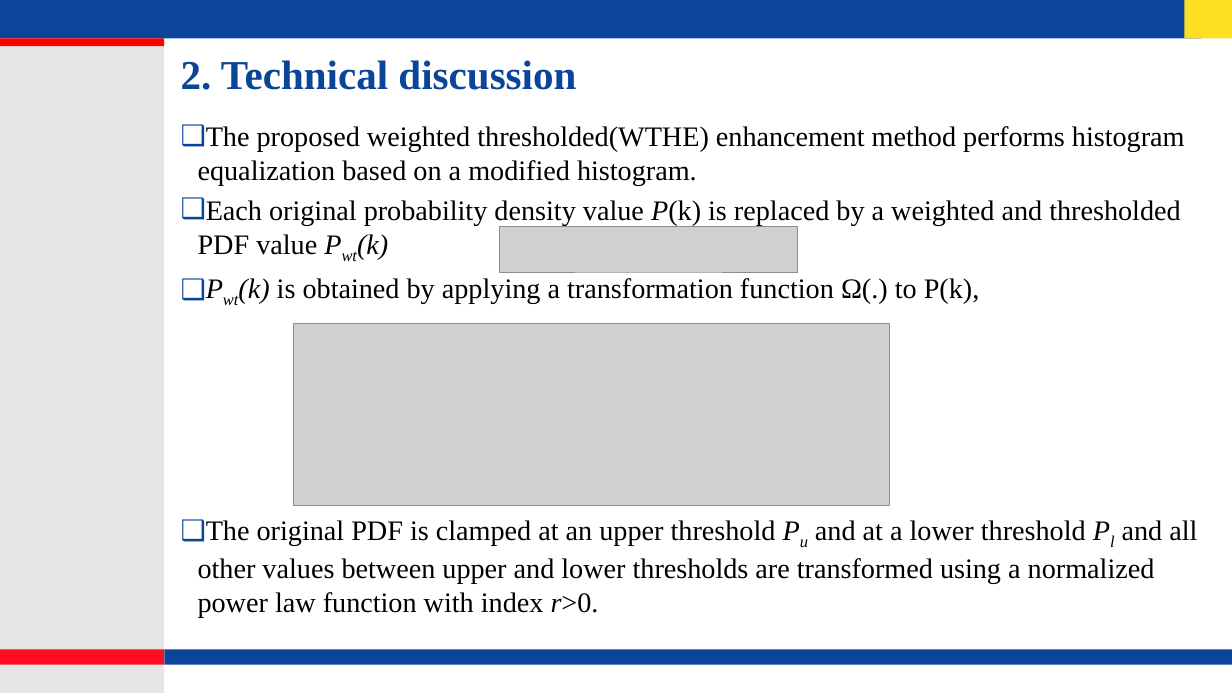
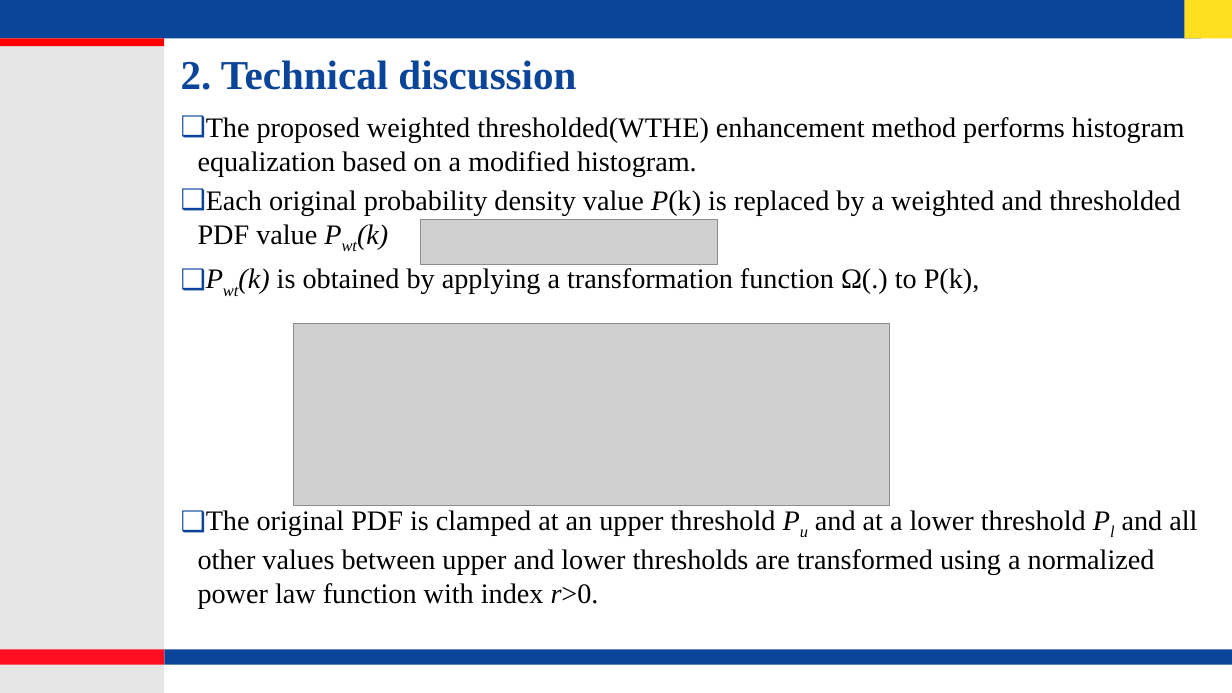
Before and after one commit to lohith921/DIP, a slide deck: slide 6 of Project/Presentation.pptx. Drawn at 1232x693 pixels with LibreOffice and Linux fonts; fonts in the diff are those of the drawing; grey boxes stand for pictures; background and template pictures are left out. Boxes give left, top, right and bottom in pixels: in the first picture for what was removed or moved away, otherwise in the second. Text is boxed around its words. In the diff, an @@ line names an element or a change of style, - is before the commit and + after.

Commit message:
Final version

```diff
--- a/Project/Presentation.pptx
+++ b/Project/Presentation.pptx
@@ text "The proposed weighted thresholded(WTHE) enhancement ...": place and size @@
-text "The proposed weighted thresholded(WTHE) enhancement ..." at (198, 126, 1197, 617)
+text "The proposed weighted thresholded(WTHE) enhancement ..." at (198, 117, 1197, 608)
@@ picture: place and size @@
-picture at (500, 226, 798, 272)
+picture at (421, 220, 718, 265)
```
Also in this commit, not shown: 3 other slides changed.
